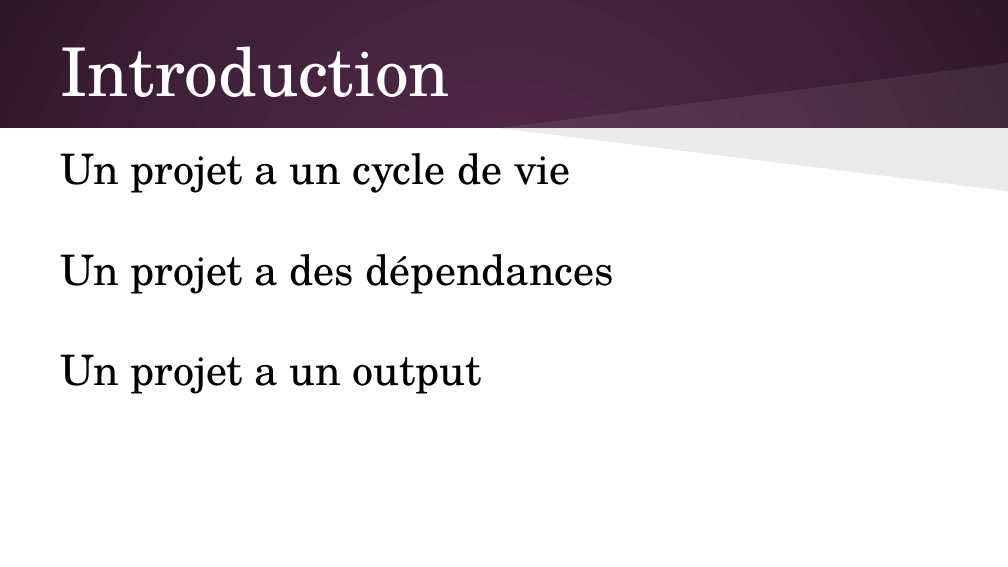
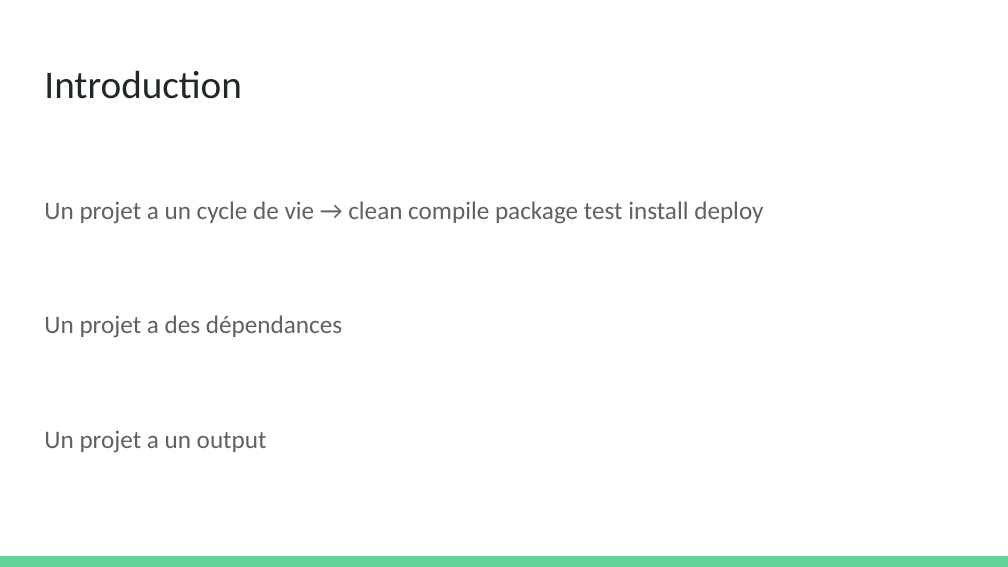
Before and after one commit to olivier-pitton/dant, a slide deck: slide 4 of maven/Cours Maven.pptx. Drawn at 1008x567 pixels with LibreOffice and Linux fonts; fonts in the diff are those of the drawing. Boxes give left, top, right and bottom in pixels: in the first picture for what was removed or moved away, otherwise in the second. Text is boxed around its words. In the diff, an @@ line names an element or a change of style, - is before the commit and + after.

```diff
--- a/maven/Cours Maven.pptx
+++ b/maven/Cours Maven.pptx
@@ background gradient #592D50 to #30182B to #FFFFFF @@
@@ title "Introduction": place and size @@
-title "Introduction" at (60,46,449,97)
+title "Introduction" at (44,70,241,99)
@@ title "Introduction" at (44,70,241,99): size 48 to 28 pt, font TeX Gyre Schola to Calibri, text colour #FFFFFF to #202729; vertical alignment middle to top @@
@@ freeform shape removed at (499,62,1008,128) @@
@@ rectangle removed at (0,128,1008,566) @@
@@ text "Un projet a un cycle ...": place and size @@
-text "Un projet a un cycle ..." at (60,153,614,394)
+text "Un projet a un cycle ..." at (44,201,763,453)
@@ freeform shape removed at (499,128,1008,191) @@
@@ text at (44,201,763,224): text changed; size 30 to 18 pt; font TeX Gyre Schola to Calibri; text colour #000000 to #616161 @@
-Un projet a un cycle de vie
+Un projet a un cycle de vie → clean compile package test install deploy
@@ text at (44,315,342,453): size 30 to 18 pt, font TeX Gyre Schola to Calibri, text colour #000000 to #616161 in "Un projet a des dépendances", "Un projet a un output"; line spacing 1 to 1.15; more space between paragraphs @@
@@ rectangle added at (0,556,1008,567), fill #63D297 @@
```
Also in this commit, not shown: 13 other slides changed, 1 slide added, 1 other file.
